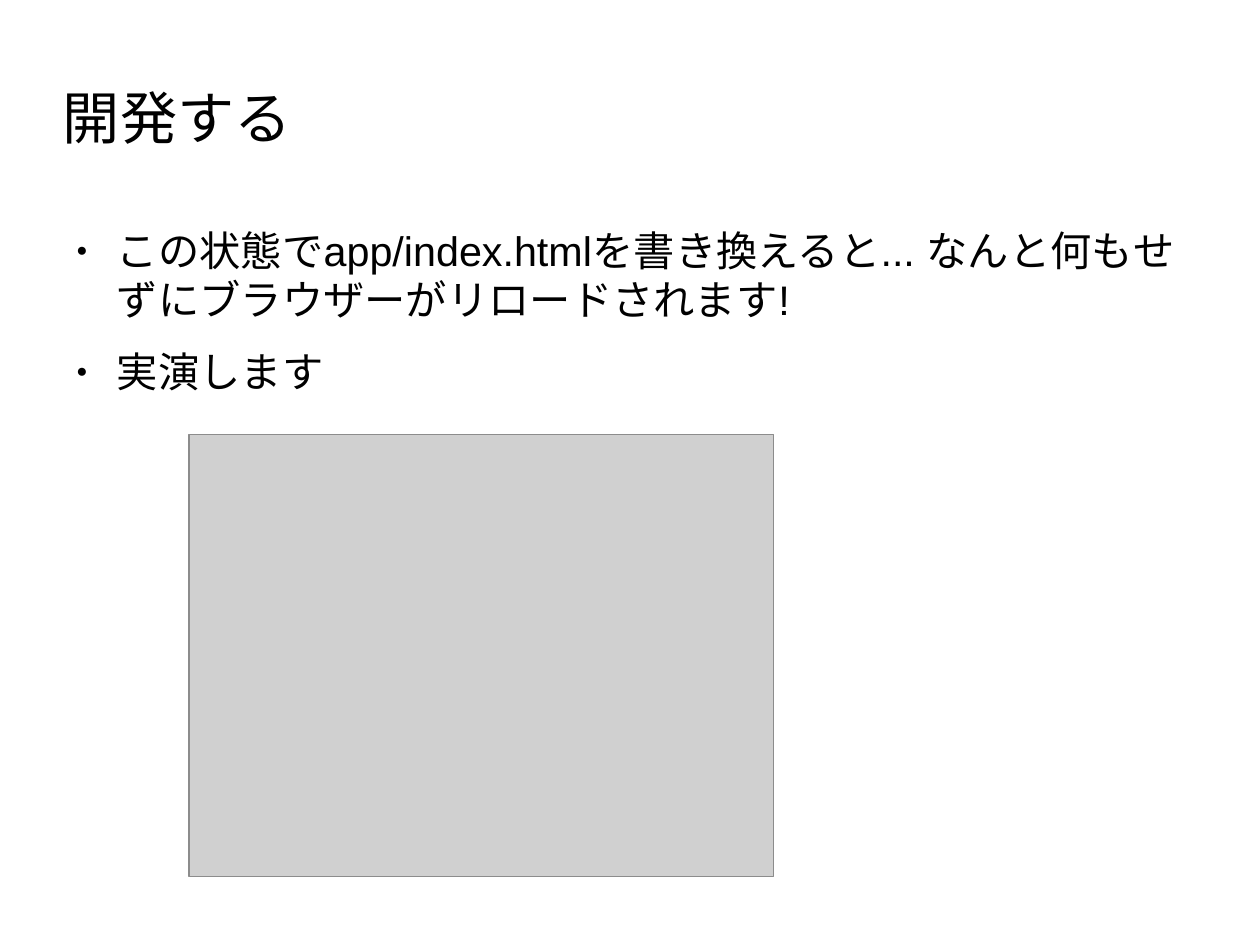
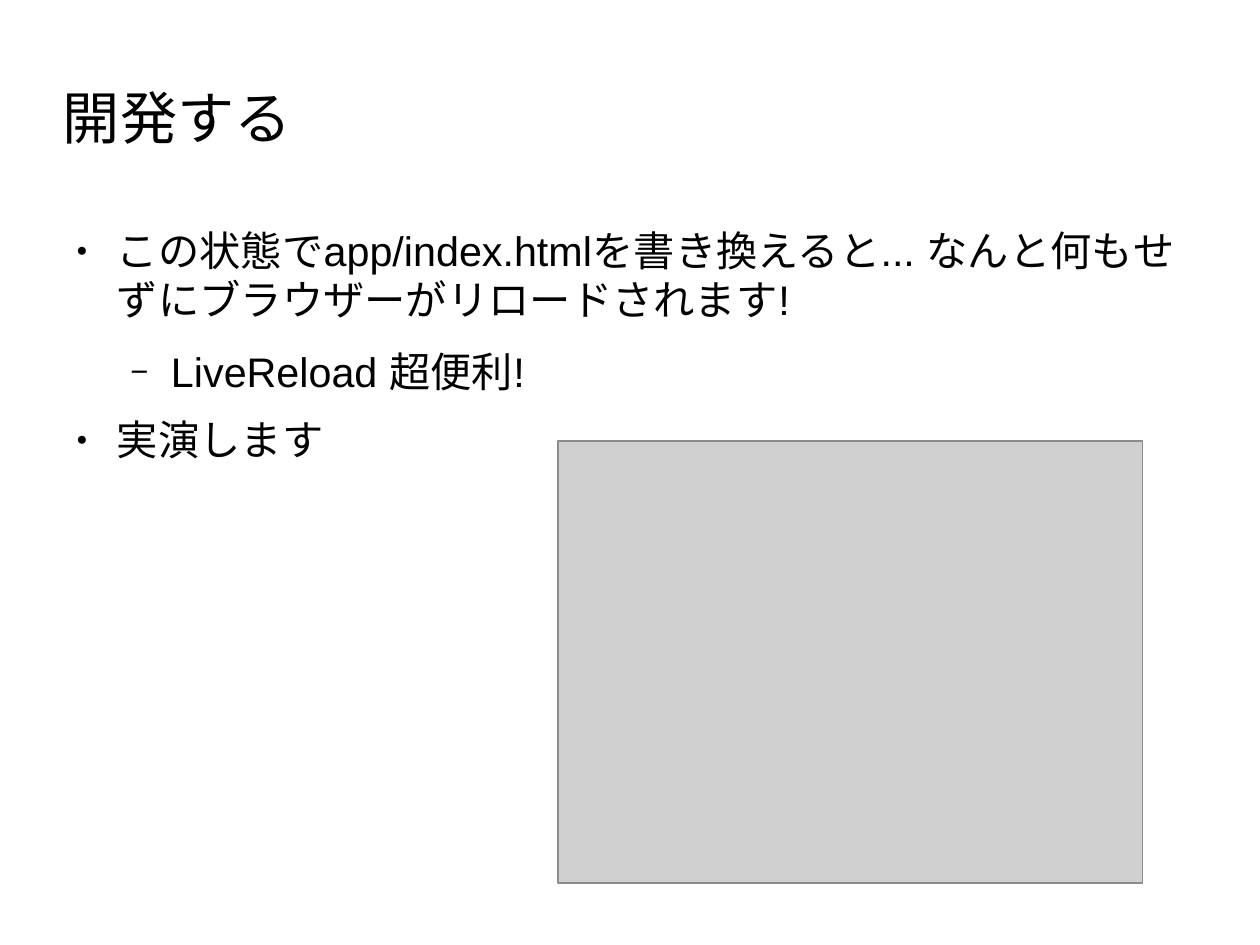
Before and after one commit to masakura/yeoman-presentation, a slide deck: slide 52 of yeoman-presentation.odp. Drawn at 1260x945 pixels with LibreOffice and Linux fonts; fonts in the diff are those of the drawing; grey boxes stand for pictures; background and template pictures are left out. Boxes give left, top, right and bottom in pixels: in the first picture for what was removed or moved away, otherwise in the second. Text is boxed around its words. In the diff, an @@ line names an element or a change of style, - is before the commit and + after.

```diff
--- a/yeoman-presentation.odp
+++ b/yeoman-presentation.odp
@@ text at [171,352,524,391]: paragraph added @@
+  − LiveReload 超便利!
@@ picture: place and size @@
-picture at [189,434,774,877]
+picture at [558,441,1143,884]
```
Also in this commit, not shown: 10 other slides changed, 11 slides added.
